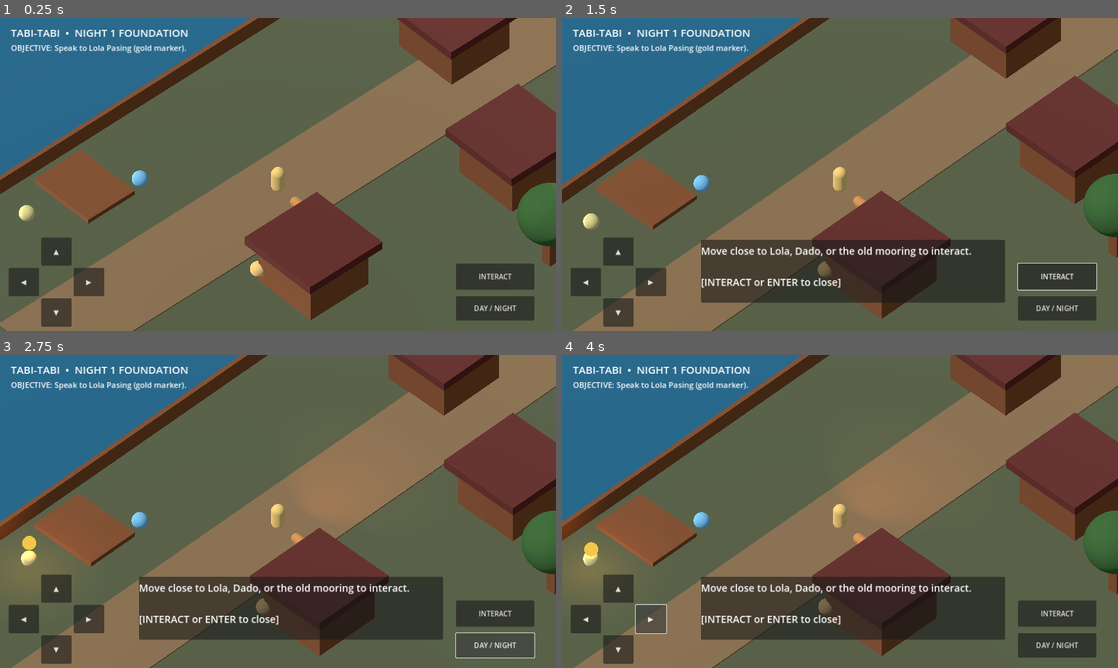
Above: before the commit, frames 1-4 (two rows, left to right).
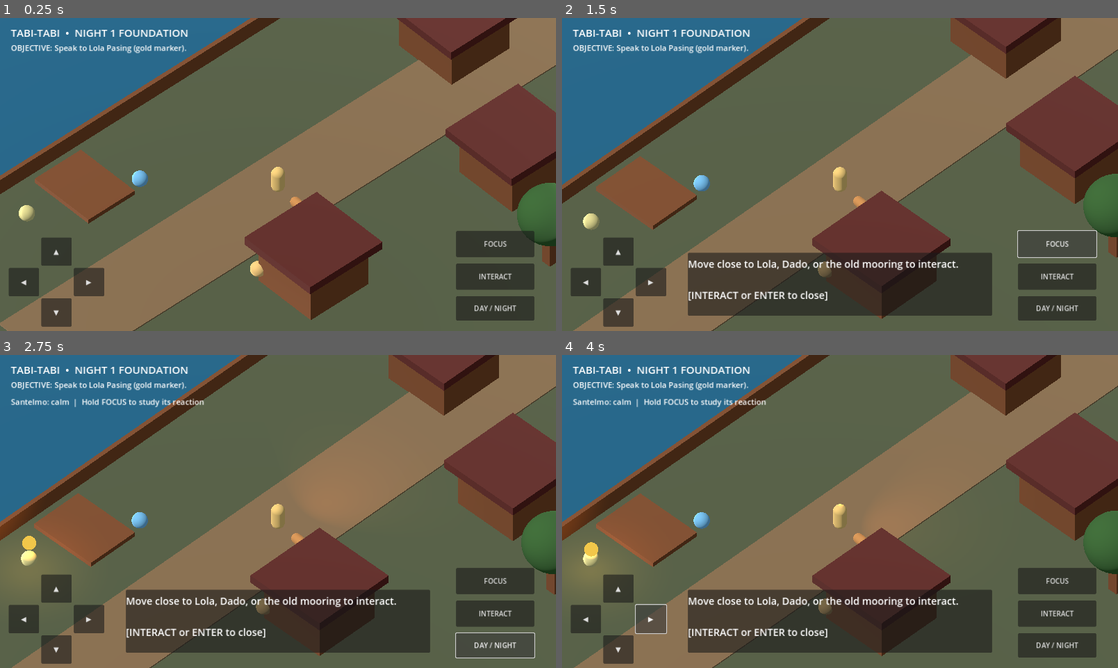
Above: after the commit, the same moments.

Repository: LokiJ07/Tabi-tabi
Game: Godot game, scene res://scenes/main.tscn
Same seed, same stepped clock (60 frames per second), same inputs: the game is played once before the commit and once after it.
Inputs (mouse positions are in pixels of both pictures, inside the frame that each line leads up to):
- Up to frame 1 (0.25 s): no input
- Up to frame 2 (1.5 s): click "INTERACT" at 0.5 s; click (1056, 243) at 1.25 s, where only the run after the commit has a clickable "FOCUS"
- Up to frame 3 (2.75 s): click "DAY / NIGHT" at 2 s
- Up to frame 4 (4 s): click "◀" at 2.75 s; click "▶" at 3.5 s

The runs differ from the first frame. In frame 1, 1.2% of the frame differs, in the area x 82-97%, y 68-77%; in frame 2, 6.8%; in frame 3, 8.2%; in frame 4, 8.2%, in the area x 2-97%, y 14-96%.

Commit message:
feat: add focus lantern interaction and responsive HUD anchors

Diff:
--- a/scripts/main.gd
+++ b/scripts/main.gd
@@ -20,6 +20,10 @@
 var dialogue: PanelContainer
 var dialogue_text: Label
 var touch_axes := Vector2.ZERO
+var focus_held := false
+var light_alarm := 0.0
+var lamp_heading := Vector3.FORWARD
+var alarm_label: Label
 var move_buttons: Dictionary = {}
 var is_night := false
 var talked_to_lola := false
@@ -57,7 +61,16 @@
 	player.move_and_slide()
 	if desired.length() > 0.05:
 		player.rotation.y = atan2(desired.x, desired.z)
-		lantern.rotation.y = -player.rotation.y
+		if not focus_held:
+			lamp_heading = desired
+	# Focus remains independent from movement while held.
+	if focus_held:
+		var target := santelmo.global_position if santelmo != null and is_night else player.global_position + lamp_heading * 7.0
+		lamp_heading = (target - player.global_position) * Vector3(1, 0, 1)
+		if lamp_heading.length() > 0.1:
+			lamp_heading = lamp_heading.normalized()
+	if lamp_heading.length() > 0.1:
+		lantern.global_rotation.y = atan2(-lamp_heading.x, -lamp_heading.z)
 	# A simple follow/stop behavior for the prototype. Navigation is a later gate.
 	var offset := player.global_position - bantay.global_position
 	offset.y = 0.0
@@ -69,6 +82,7 @@
 	camera.look_at(player.global_position + Vector3(0, 0.7, 0))
 	elapsed += delta
 	if is_night and santelmo != null:
+		_update_santelmo_reaction(delta)
 		santelmo.position.y = 1.7 + 0.23 * sin(elapsed * 2.7)
 		var child_light := santelmo.get_node_or_null("Glow") as OmniLight3D
 		if child_light != null:
@@ -78,6 +92,10 @@
 func _unhandled_input(event: InputEvent) -> void:
 	if event.is_action_pressed("ui_accept"):
 		_interact()
+	if event.is_action_pressed("ui_focus_next"):
+		focus_held = true
+	if event.is_action_released("ui_focus_next"):
+		focus_held = false
 	if event.is_action_pressed("ui_cancel"):
 		_close_dialogue()
 
@@ -255,10 +273,19 @@
 	_make_button(root, "▶", Vector2(170, 575), Vector2(70, 65), func(): _set_button_axis("right", true), func(): _set_button_axis("right", false))
 	_make_button(root, "▲", Vector2(95, 505), Vector2(70, 65), func(): _set_button_axis("up", true), func(): _set_button_axis("up", false))
 	_make_button(root, "▼", Vector2(95, 645), Vector2(70, 65), func(): _set_button_axis("down", true), func(): _set_button_axis("down", false))
+	_make_button(root, "FOCUS", Vector2(1050, 490), Vector2(180, 60), func(): _set_focus(true), func(): _set_focus(false))
 	_make_button(root, "INTERACT", Vector2(1050, 565), Vector2(180, 60), _interact, func(): pass)
 	_make_button(root, "DAY / NIGHT", Vector2(1050, 640), Vector2(180, 56), _toggle_night, func(): pass)
+	alarm_label = Label.new()
+	alarm_label.position = Vector2(25, 95)
+	alarm_label.add_theme_font_size_override("font_size", 18)
+	root.add_child(alarm_label)
 	dialogue = PanelContainer.new()
-	dialogue.position = Vector2(320, 510)
+	dialogue.set_anchors_preset(Control.PRESET_CENTER_BOTTOM)
+	dialogue.offset_left = -350
+	dialogue.offset_right = 350
+	dialogue.offset_top = -180
+	dialogue.offset_bottom = -35
 	dialogue.custom_minimum_size = Vector2(700, 145)
 	root.add_child(dialogue)
 	dialogue_text = Label.new()
@@ -272,12 +299,37 @@
 func _make_button(parent: Control, title: String, pos: Vector2, size: Vector2, down: Callable, up: Callable) -> void:
 	var button := Button.new()
 	button.text = title
-	button.position = pos
+	# Anchor controls to bottom corners so they remain reachable on wider phones.
+	button.anchor_left = 1.0 if pos.x > 900 else 0.0
+	button.anchor_right = button.anchor_left
+	button.anchor_top = 1.0
+	button.anchor_bottom = 1.0
+	button.offset_left = pos.x - (1280.0 if pos.x > 900 else 0.0)
+	button.offset_top = pos.y - 720.0
+	button.offset_right = button.offset_left + size.x
+	button.offset_bottom = button.offset_top + size.y
 	button.custom_minimum_size = size
 	button.size = size
 	button.button_down.connect(down)
 	button.button_up.connect(up)
 	parent.add_child(button)
+
+
+func _set_focus(active: bool) -> void:
+	focus_held = active
+
+
+func _update_santelmo_reaction(delta: float) -> void:
+	# This is a telegraphed response only, not the 3-stage encounter.
+	var to_light := santelmo.global_position - player.global_position
+	var level := Vector3(to_light.x, 0, to_light.z)
+	var aimed := lamp_heading.dot(level.normalized()) > 0.88 if level.length() > 0.1 else false
+	var exposed := level.length() < 10.0 and aimed and focus_held
+	light_alarm = clampf(light_alarm + (delta * 0.65 if exposed else -delta * 0.25), 0, 1)
+	var glow := santelmo.get_node_or_null("Glow") as OmniLight3D
+	if glow != null:
+		glow.light_color = Color(1.0, 0.34, 0.20).lerp(Color(1.0, 0.76, 0.34), 1.0 - light_alarm)
+	alarm_label.text = "Santelmo: %s  |  Hold FOCUS to study its reaction" % ("ALARMED — ease your light" if light_alarm > 0.65 else "watching" if light_alarm > 0.2 else "calm")
 
 
 func _set_button_axis(direction: String, active: bool) -> void:
@@ -312,7 +364,7 @@
 		"MOORING":
 			if is_night:
 				encountered_light = true
-				_show_dialogue("The river light flickers near the old mooring. This is a preview only; the Santelmo puzzle is not implemented yet.")
+				_show_dialogue("The river light flickers near the old mooring. It responds to sustained Focus. Full reflection puzzles and outcomes are not implemented yet.")
 			else:
 				_show_dialogue("A weathered mooring by the river. An older name seems to be missing from the record.")
 		_:
@@ -332,12 +384,15 @@
 func _toggle_night() -> void:
 	is_night = not is_night
 	lantern.light_energy = 4.5 if is_night else 0.0
+	focus_held = false
+	light_alarm = 0.0
+	alarm_label.text = ""
 	var env_node := get_node_or_null("Environment") as WorldEnvironment
 	if env_node != null:
 		env_node.environment.background_color = Color(0.04, 0.10, 0.22) if is_night else Color(0.48, 0.68, 0.72)
 	if is_night and santelmo == null:
 		santelmo = Node3D.new()
-		santelmo.name = "Santelmo (visual preview)"
+		santelmo.name = "Santelmo (reaction prototype)"
 		santelmo.position = Vector3(-7.0, 1.7, 13.0)
 		var body := MeshInstance3D.new()
 		var sphere := SphereMesh.new()
@@ -370,4 +425,4 @@
 	elif not encountered_light:
 		objective.text = "OBJECTIVE: Visit the old mooring at night."
 	else:
-		objective.text = "FOUNDATION PREVIEW COMPLETE: Santelmo encounter gameplay is next."
+		objective.text = "REACTION SPIKE: Hold FOCUS near the light; full puzzles and outcomes are next."
Not shown, added: docs/G1_FOCUS_ITERATION.md
